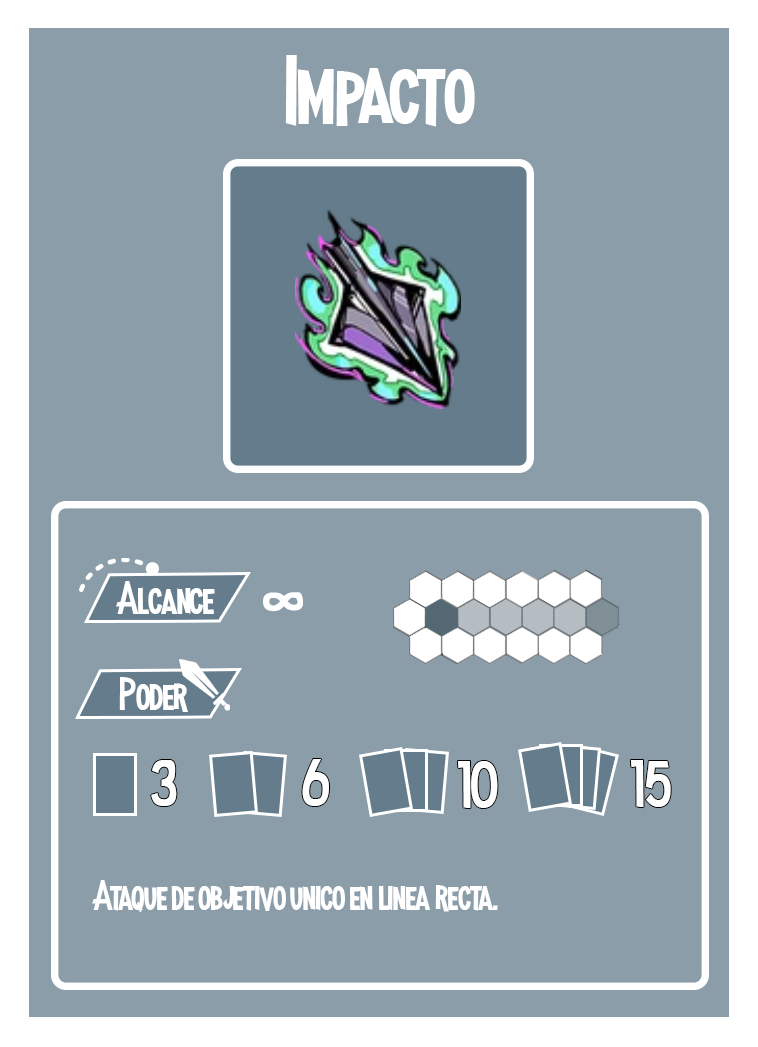
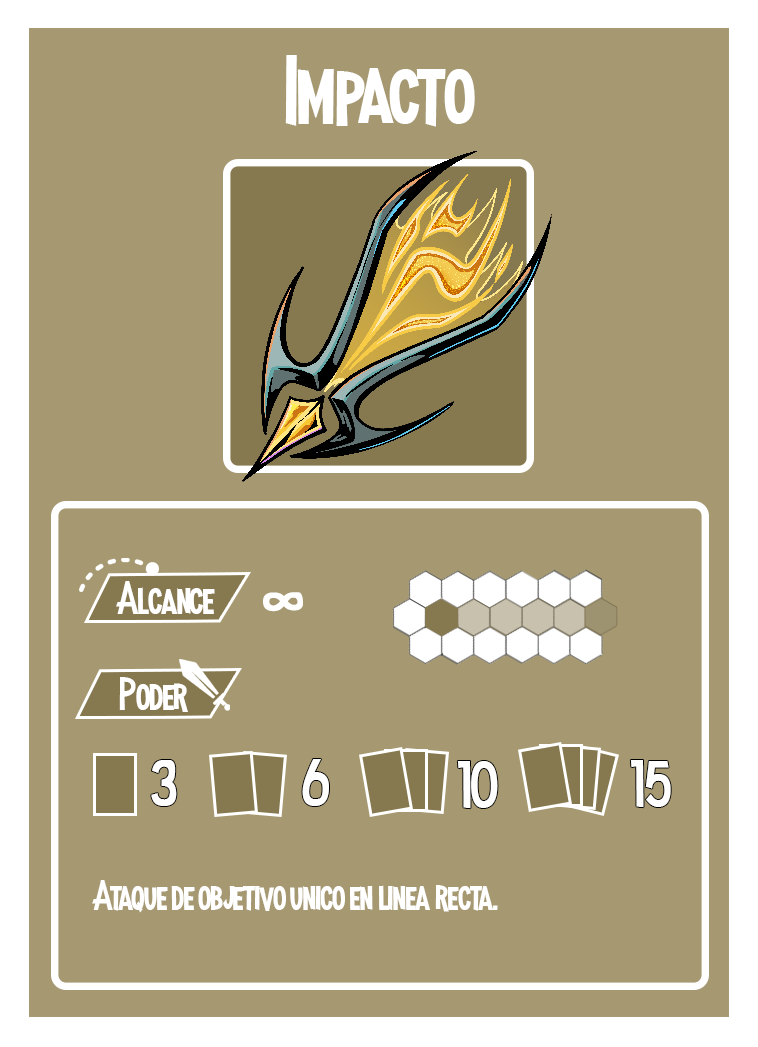
Revision of a layered 758 x 1047 image; what changed, layer by layer:
painted on "carta copy 3" (1st of 7) over [518, 742, 572, 812]
painted on "carta copy 3" (2nd of 7) over [539, 745, 580, 807]
painted on "carta copy 3" (3rd of 7) over [552, 744, 601, 810]
painted on "carta copy 3" (4th of 7) over [561, 744, 619, 816]
painted on "carta copy 3" (5th of 7, in "Peashooter Card" › "Daños copy 2") over [359, 747, 413, 817]
painted on "carta copy 3" (6th of 7, in "Peashooter Card" › "Daños copy 2") over [384, 750, 425, 812]
painted on "carta copy 3" (7th of 7, in "Peashooter Card" › "Daños copy 2") over [400, 748, 449, 814]
painted on "carta copy" over [209, 751, 258, 817]
painted on "carta copy 2" over [238, 751, 287, 817]
painted on "carta" over [96, 756, 134, 813]
added group "Grupo 3" with 3 layers in group "Peashooter Card" over [75, 572, 460, 719]
moved "Rectangle 2 copy 8" into group "Grupo 3", painted on it over [75, 668, 242, 719]
moved "Rectangle 2 copy 6" into group "Grupo 3", painted on it over [84, 572, 251, 623]
moved "hexagon 2 copy 11" into group "Grupo 3" over [424, 598, 460, 637]
renamed "hexagon 3 copy 6" to "hexagon 2 copy 5", painted on it over [583, 596, 621, 637]
painted on "Capa 1" over [242, 151, 552, 482]
painted on "Rectangle 1" over [230, 166, 527, 466]
painted on "Layer 1" over [29, 28, 729, 1017]